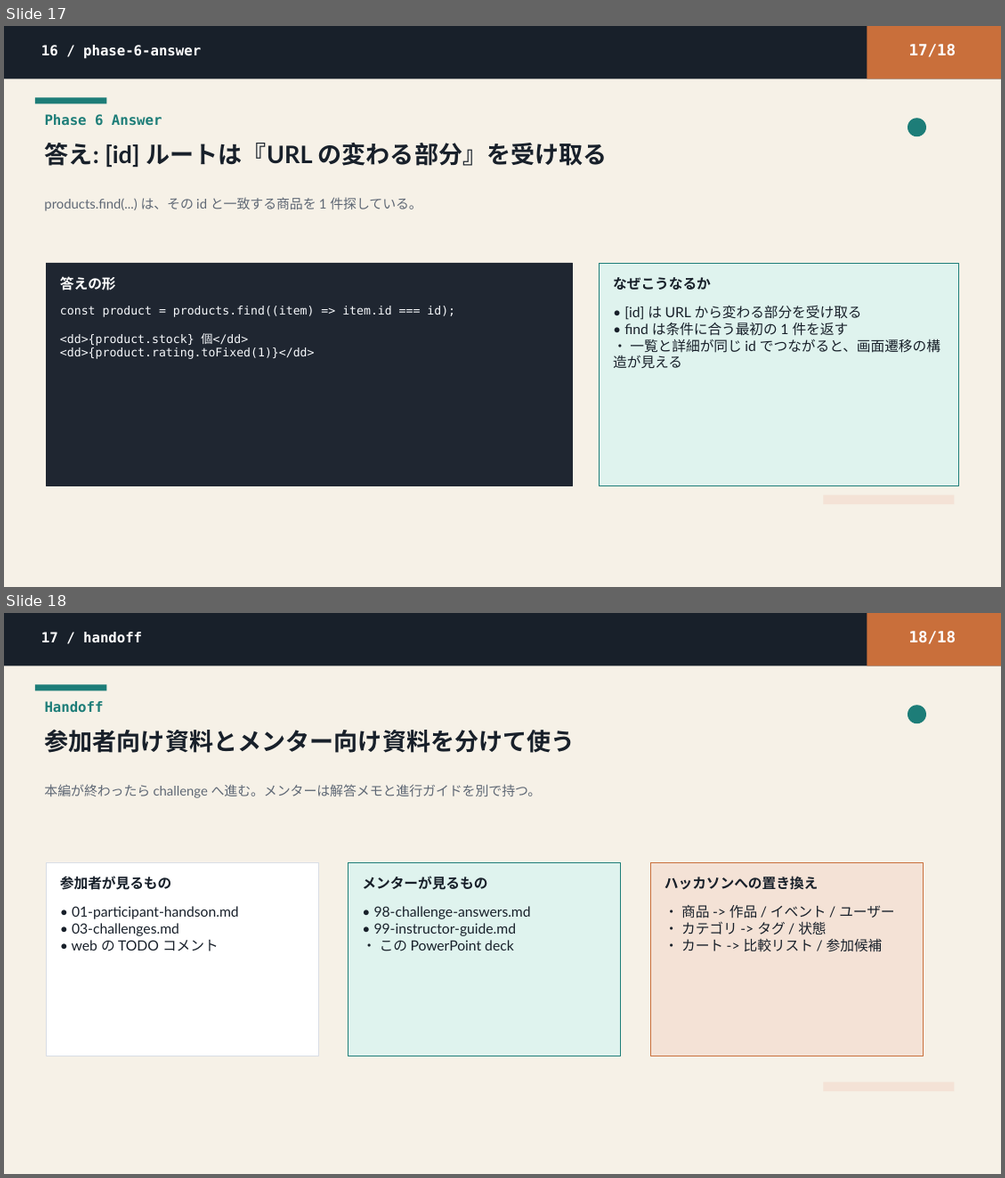
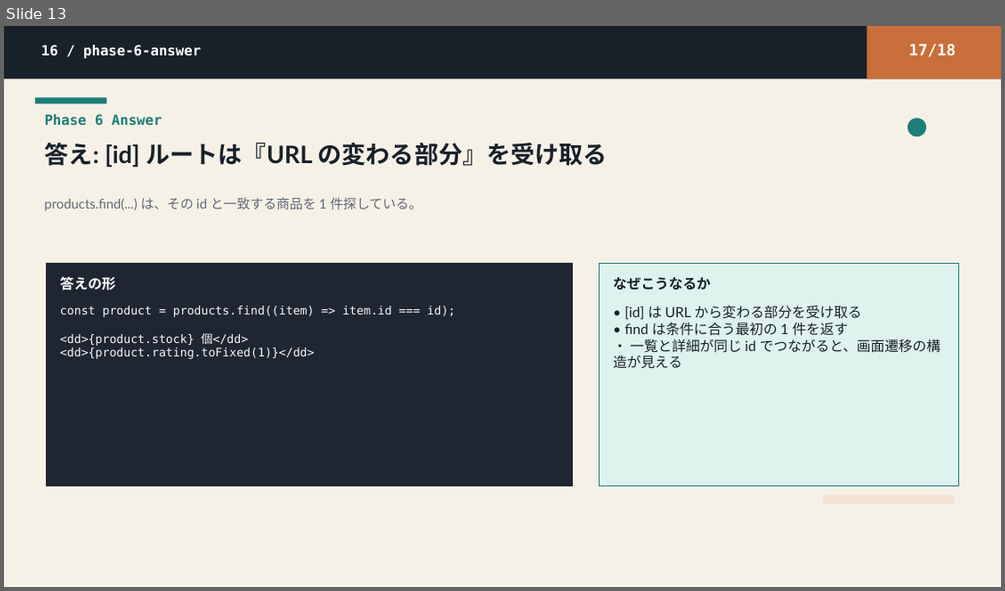
Before and after one commit to Kyutech-Code-Lab/KCLhackEC-2026, a slide deck: materials/2026/slides/kcl-frontend-2026-handson-ans.pptx. Shown one above the other, each under a label of ours: slides 17 and 18 before the commit, slide 13 after it. The pictures are 1005x1178 and 1005x591 pixels, drawn with LibreOffice and Linux fonts; fonts in the diff are those of the drawing. Boxes give left, top, right and bottom in pixels: in the first picture for what was removed or moved away, otherwise in the second. Text is boxed around its words. In the diff, an @@ line names an element or a change of style, - is before the commit and + after.

```diff
--- a/materials/2026/slides/kcl-frontend-2026-handson-ans.pptx
+++ b/materials/2026/slides/kcl-frontend-2026-handson-ans.pptx
@@ slide 18 removed at (4,613,1001,1174), background #FFFFFF @@
@@ rectangle removed at (4,613,1001,1174) @@
@@ rectangle removed at (4,613,1001,666) @@
@@ text removed at (41,632,142,643) @@
-17 / handoff
@@ rectangle removed at (867,613,1001,666) @@
@@ text removed at (909,631,956,644) @@
-18/18
@@ rectangle removed at (35,685,107,690) @@
@@ text removed at (45,701,104,713) @@
-Handoff
@@ ellipse removed at (907,705,926,723) @@
@@ text removed at (44,730,574,753) @@
-参加者向け資料とメンター向け資料を分けて使う
@@ text removed at (44,784,542,798) @@
-本編が終わったら challenge へ進む。メンターは解答メモと進行ガイドを別で持つ。
@@ rectangle removed at (46,862,319,1055) @@
@@ text removed at (60,876,171,890) @@
-参加者が見るもの
@@ rectangle removed at (348,862,621,1055) @@
@@ text removed at (362,876,487,890) @@
-メンターが見るもの
@@ rectangle removed at (651,862,923,1055) @@
@@ text removed at (664,876,817,890) @@
-ハッカソンへの置き換え
@@ text removed at (72,906,239,951) @@
-• 01-participant-handson.md
-• 03-challenges.md
-• web の TODO コメント
@@ text removed at (374,906,531,951) @@
-• 98-challenge-answers.md
-• 99-instructor-guide.md
-• この PowerPoint deck
@@ text removed at (681,905,894,952) @@
-• 商品 -> 作品 / イベント / ユーザー
-• カテゴリ -> タグ / 状態
-• カート -> 比較リスト / 参加候補
@@ rectangle removed at (824,1082,955,1091) @@
@@ what was slide 17 is now slide 13 @@
```
Also in this commit, not shown: 1 slide changed, 4 other slides removed, 15 other files.
